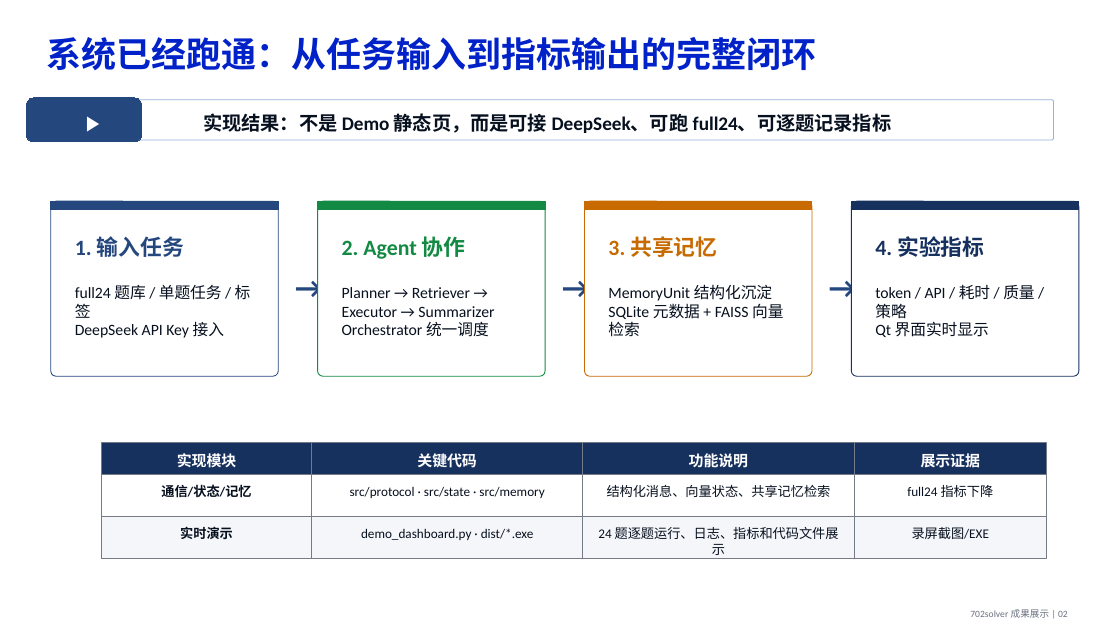
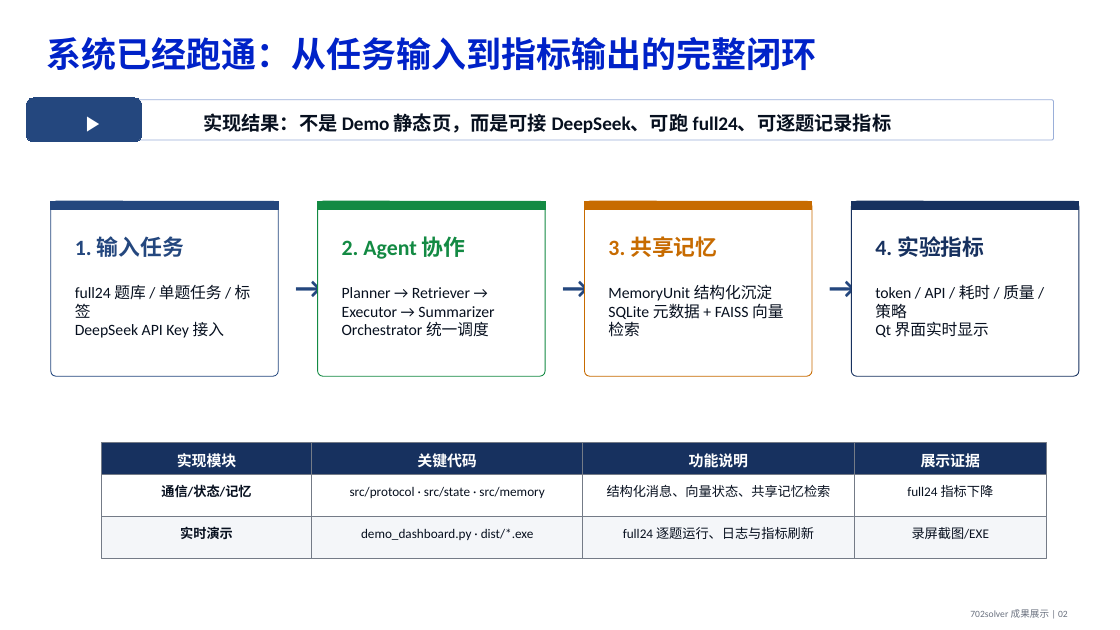
Before and after one commit to seragenuh99-ui/Agents, a slide deck: slide 2 of 702solver_competition_results.pptx. Drawn at 1120x630 pixels with LibreOffice and Linux fonts; fonts in the diff are those of the drawing. Boxes give left, top, right and bottom in pixels: in the first picture for what was removed or moved away, otherwise in the second. Text is boxed around its words. In the diff, an @@ line names an element or a change of style, - is before the commit and + after.

```diff
--- a/702solver_competition_results.pptx
+++ b/702solver_competition_results.pptx
@@ text at (623,527,814,539): text changed @@
-24 题逐题运行、日志、指标和代码文件展示
+full24 逐题运行、日志与指标刷新
```
Also in this commit, not shown: 6 other slides changed, 1 slide added, 19 other files.
